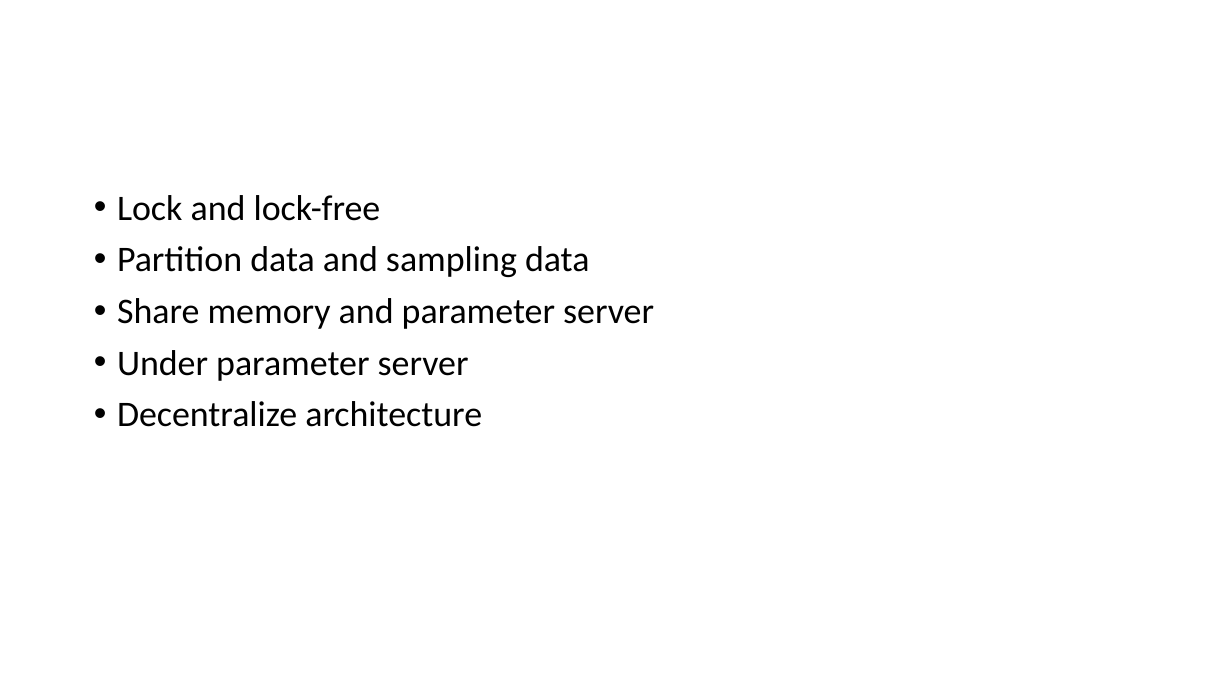
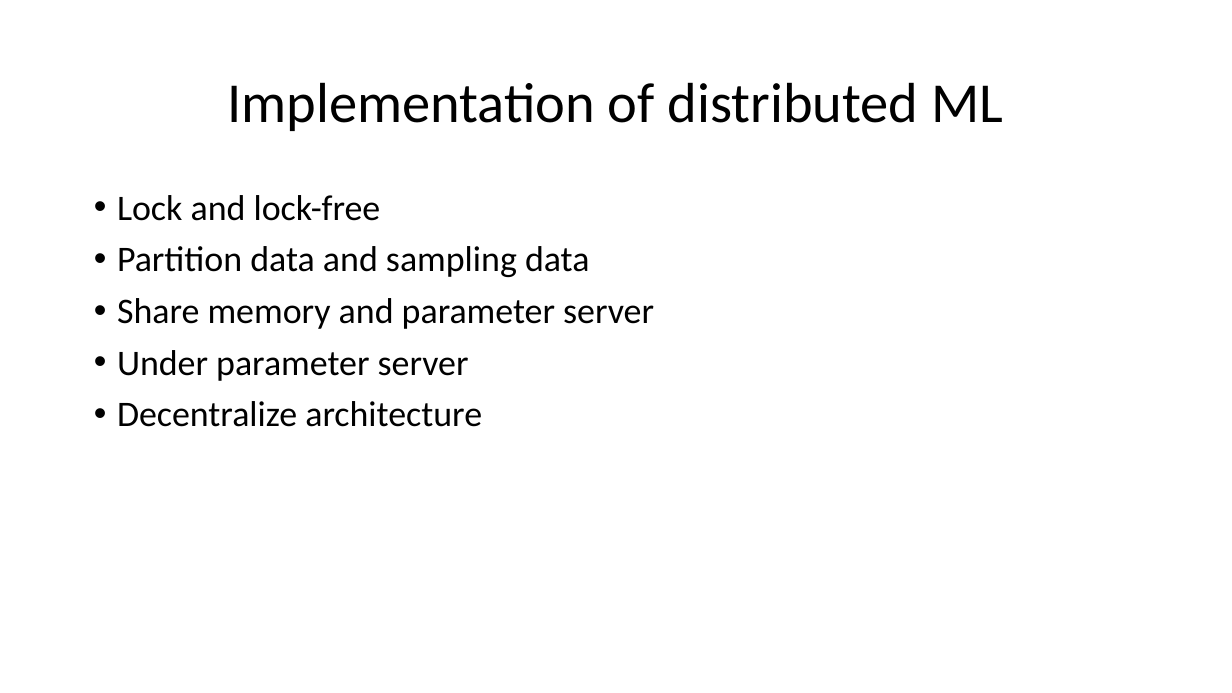
Before and after one commit to xfdywy/Optimization, a slide deck: slide 2 of distributed ML implementation.pptx. Drawn at 1232x693 pixels with LibreOffice and Linux fonts; fonts in the diff are those of the drawing. Boxes give left, top, right and bottom in pixels: in the first picture for what was removed or moved away, otherwise in the second. Text is boxed around its words. In the diff, an @@ line names an element or a change of style, - is before the commit and + after.

```diff
--- a/distributed ML implementation.pptx
+++ b/distributed ML implementation.pptx
@@ title added at bbox=[227, 82, 1003, 131], 44 pt, text #000000 @@
+Implementation of distributed ML
```
Also in this commit, not shown: 10 other slides changed, 4 slides added, 2 slides removed, 1 other file.
